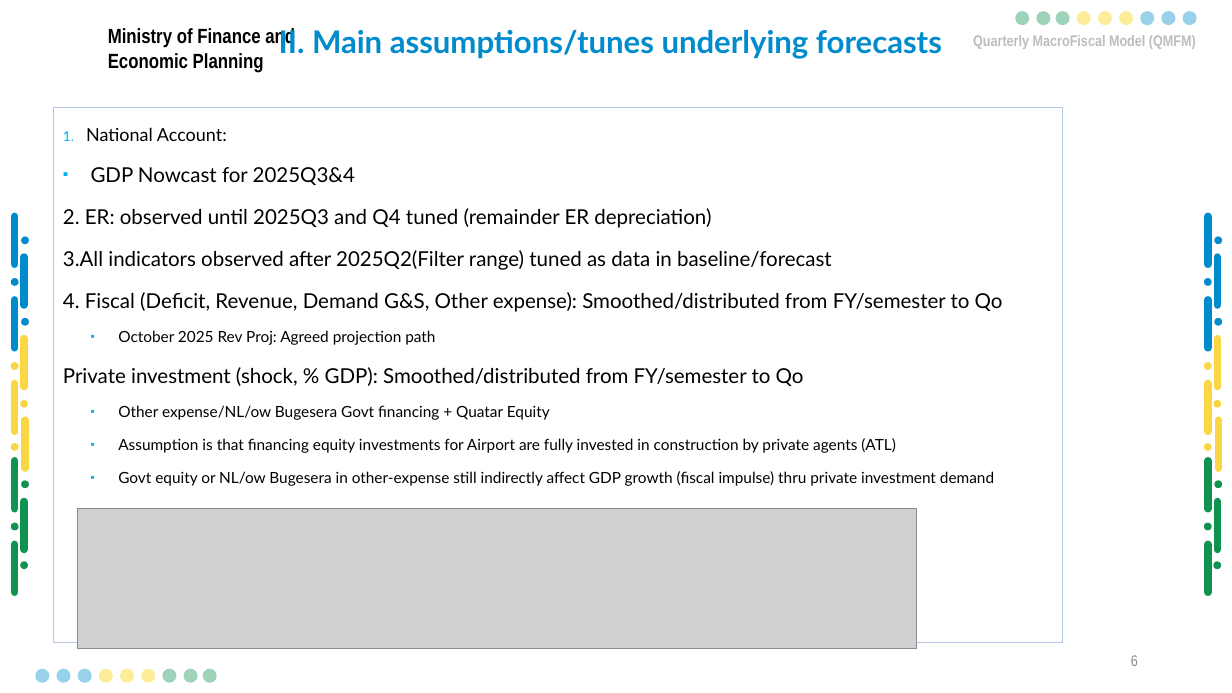
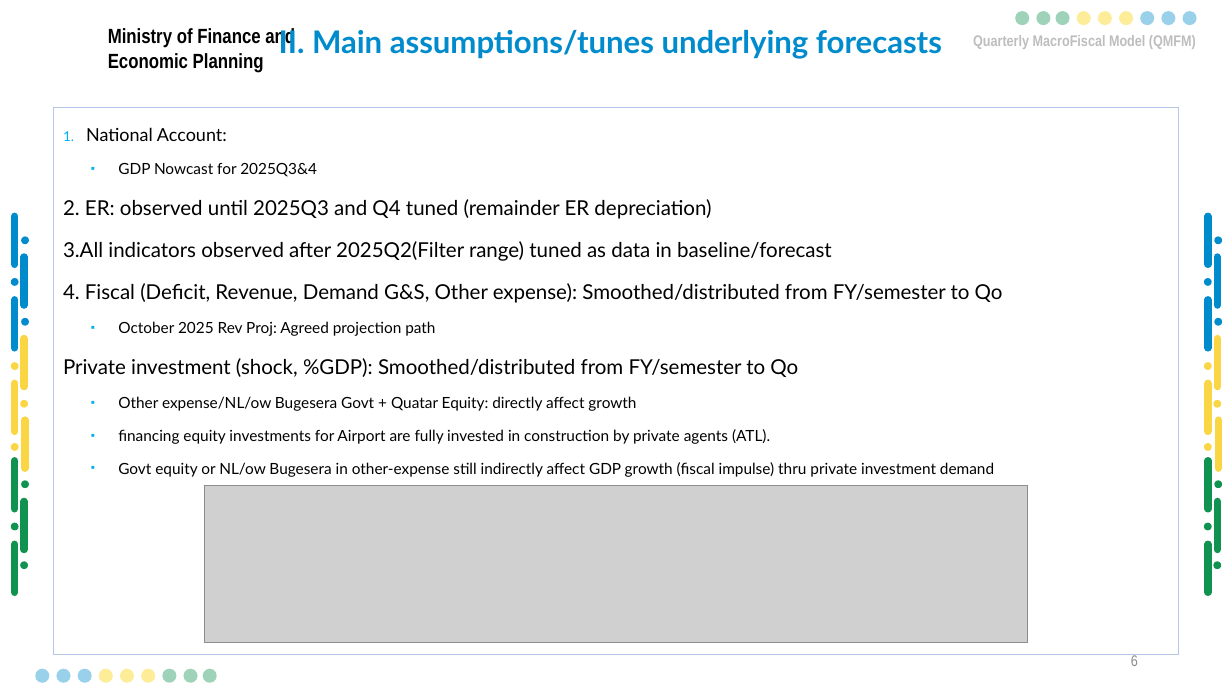
Before and after one commit to Karenzo2150/QMFM, a slide deck: slide 7 of docs/Presentations & BriefNotes/2025/September-round/QMFM Sept 2024 round Summary Outlook Presentation-LK March2ak-EvMRev - Copy.pptx. Drawn at 1232x693 pixels with LibreOffice and Linux fonts; fonts in the diff are those of the drawing; grey boxes stand for pictures; background and template pictures are left out. Boxes give left, top, right and bottom in pixels: in the first picture for what was removed or moved away, otherwise in the second. Text is boxed around its words. In the diff, an @@ line names an element or a change of style, - is before the commit and + after.

Commit message:
Updated forecast presentation

```diff
--- a/docs/Presentations & BriefNotes/2025/September-round/QMFM Sept 2024 round Summary Outlook Presentation-LK March2ak-EvMRev - Copy.pptx
+++ b/docs/Presentations & BriefNotes/2025/September-round/QMFM Sept 2024 round Summary Outlook Presentation-LK March2ak-EvMRev - Copy.pptx
@@ rectangle "National Account:" resized from (x1=54, y1=108, x2=1063, y2=642) to (x1=54, y1=108, x2=1178, y2=655) @@
@@ text in rectangle at (x1=118, y1=163, x2=317, y2=177): size 16 to 12 pt in "GDP Nowcast for 2025Q3&4"; list level 1 to 2 in "GDP Nowcast for 2025Q3&4" @@
@@ text in rectangle at (x1=63, y1=358, x2=798, y2=444): text changed @@
-Private investment (shock, % GDP): Smoothed/distributed from FY/semester to Qo
-  ▪ Other expense/NL/ow Bugesera Govt financing + Quatar Equity
-  ▪ Assumption is that financing equity investments for Airport are fully invested in construction by private agents (ATL)
+Private investment (shock, %GDP): Smoothed/distributed from FY/semester to Qo
+  ▪ Other expense/NL/ow Bugesera Govt + Quatar Equity: directly affect growth
+  ▪ financing equity investments for Airport are fully invested in construction by private agents (ATL).
@@ picture resized from (x1=77, y1=508, x2=916, y2=649) to (x1=204, y1=485, x2=1029, y2=642) @@
```
Also in this commit, not shown: 7 other slides changed, 1 slide added, 18 slides removed, 1 other file.
